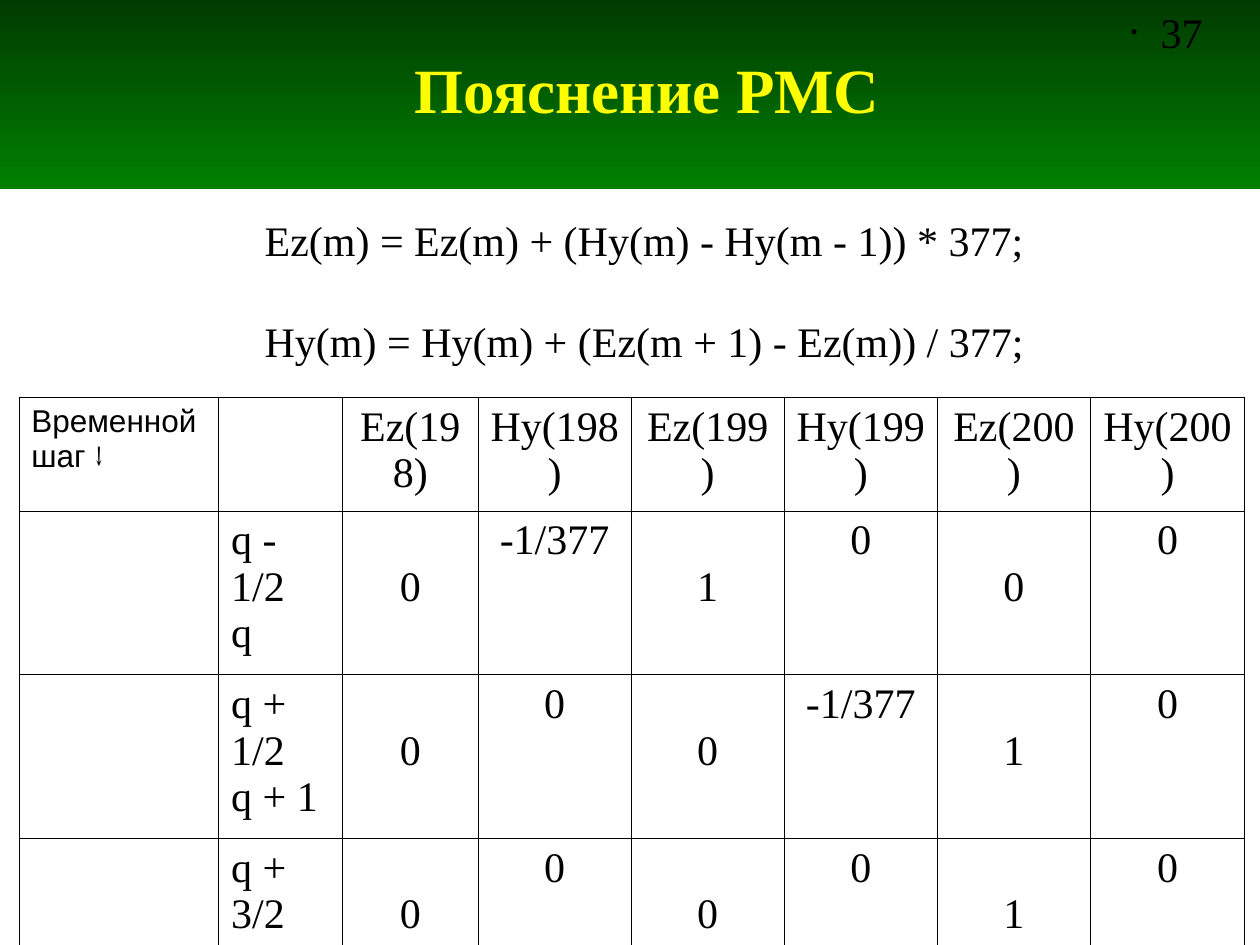
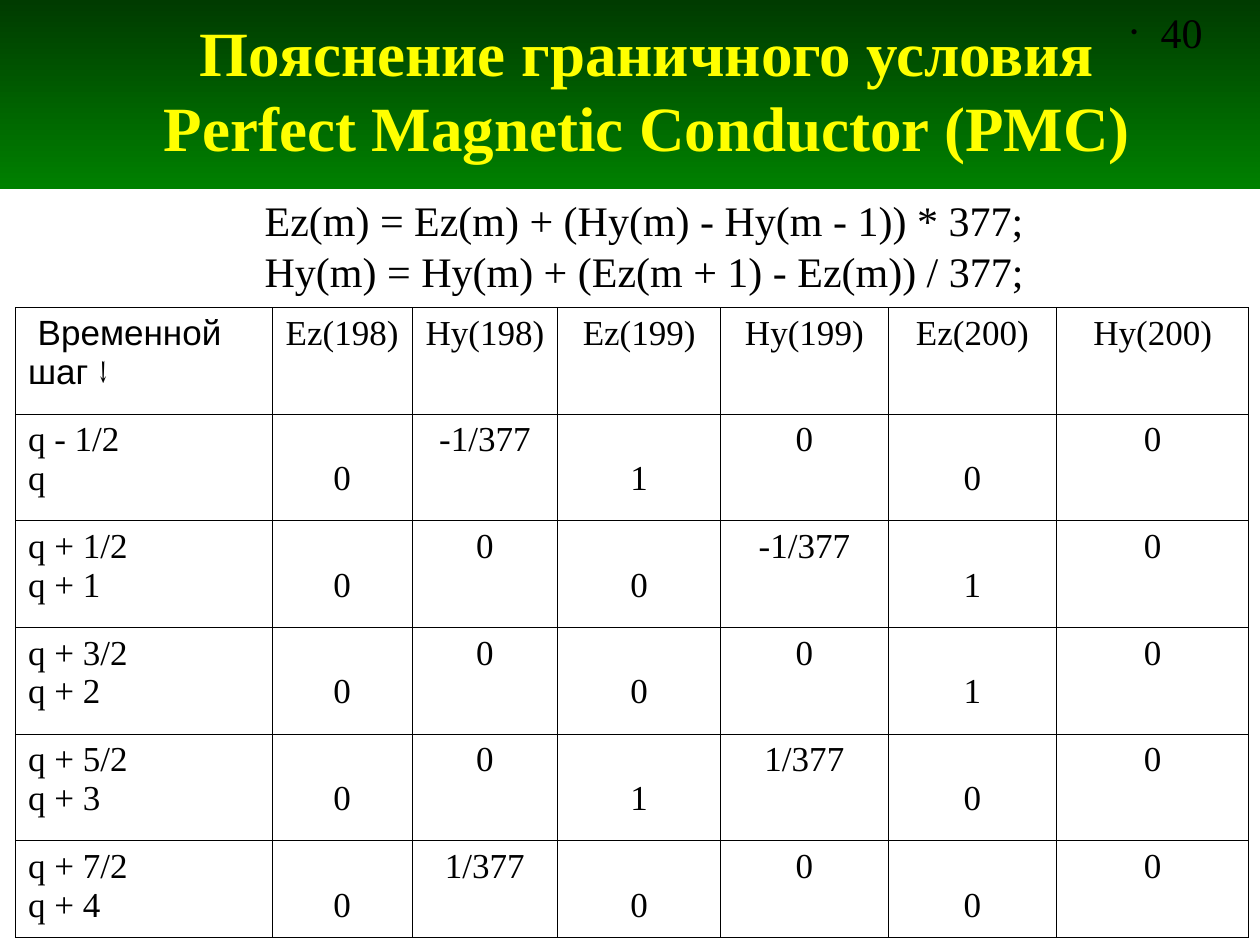
Before and after one commit to andris0147sv/modelling, a slide deck: slide 40 of FDTD.odp (slide 37 before the commit). Drawn at 1260x945 pixels with LibreOffice and Linux fonts; fonts in the diff are those of the drawing. Boxes give left, top, right and bottom in pixels: in the first picture for what was removed or moved away, otherwise in the second. Text is boxed around its words. In the diff, an @@ line names an element or a change of style, - is before the commit and + after.

```diff
--- a/FDTD.odp
+++ b/FDTD.odp
@@ page number at (x1=1161, y1=20, x2=1203, y2=48): text changed @@
-• 37
+• 40
@@ title at (x1=164, y1=34, x2=1129, y2=164): text changed @@
-Пояснение PMC
+Пояснение граничного условия
+Perfect Magnetic Conductor (PMC)
@@ text "Ez(m) = Ez(m) + (Hy(m) ..." rewrapped from (x1=265, y1=227, x2=1024, y2=366) to (x1=265, y1=207, x2=1024, y2=296) @@
@@ table at (x1=15, y1=307, x2=1249, y2=937) @@
-column 1: Временной шаг ↓ |  |  |  |  | 
-column 2:  | q - 1/2 / q | q + 1/2 / q + 1 | q + 3/2 / q + 2 | q + 5/2 / q + 3 | q + 7/2 / q + 4
+column 1: Временной шаг ↓ | q - 1/2 / q | q + 1/2 / q + 1 | q + 3/2 / q + 2 | q + 5/2 / q + 3 | q + 7/2 / q + 4
@@ table resized from (x1=19, y1=397, x2=1245, y2=945) to (x1=15, y1=307, x2=1249, y2=937) @@
```
Also in this commit, not shown: 1 other slide changed, 5 slides added, 2 slides removed.
